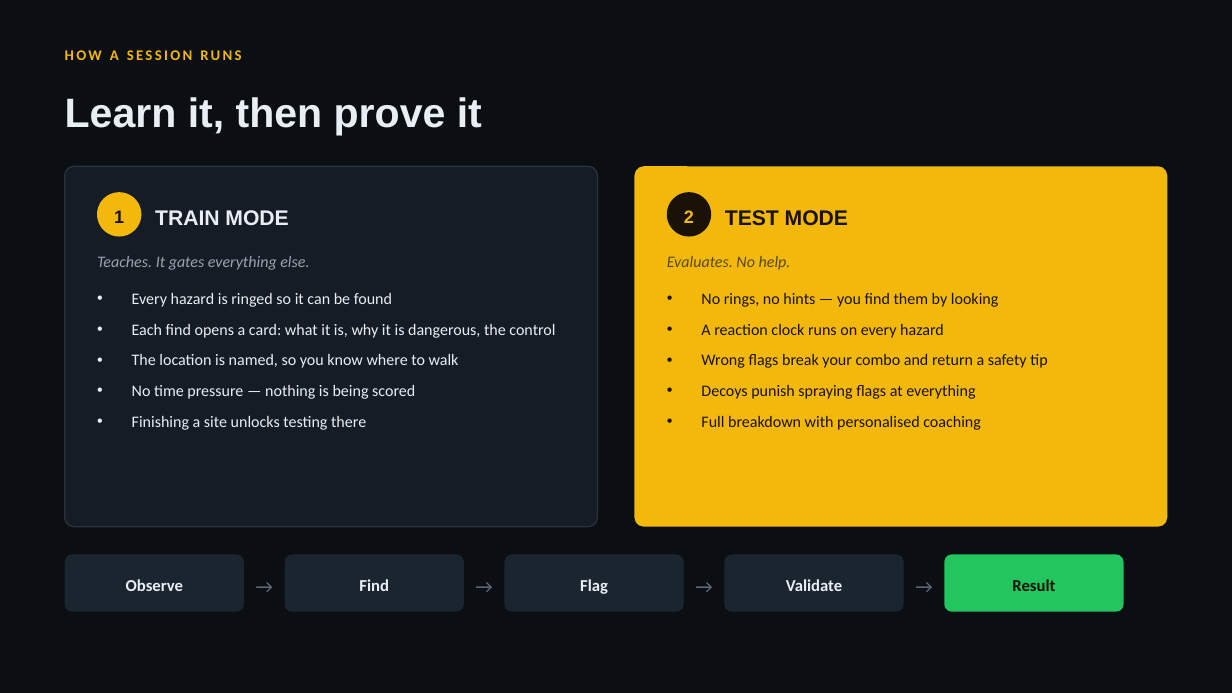
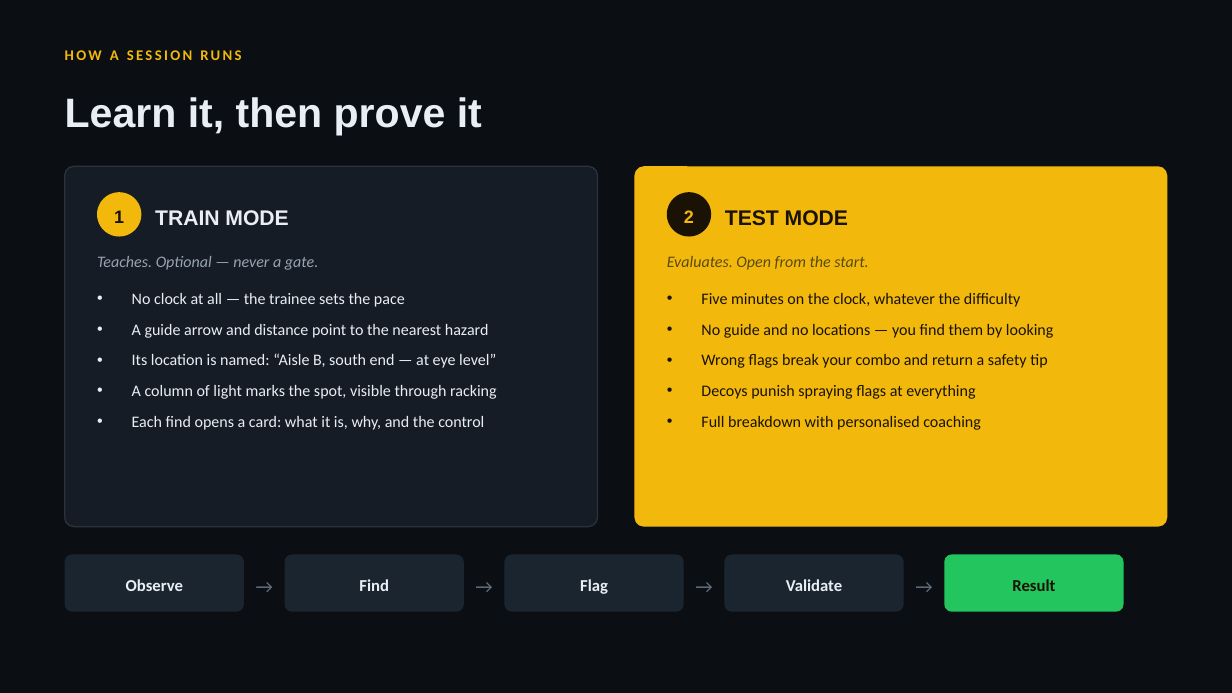
Before and after one commit to kushalthewave/interprize-project, a slide deck: slide 7 of Beat-The-Hazard-Presentation.pptx. Drawn at 1232x693 pixels with LibreOffice and Linux fonts; fonts in the diff are those of the drawing. Boxes give left, top, right and bottom in pixels: in the first picture for what was removed or moved away, otherwise in the second. Text is boxed around its words. In the diff, an @@ line names an element or a change of style, - is before the commit and + after.

```diff
--- a/Beat-The-Hazard-Presentation.pptx
+++ b/Beat-The-Hazard-Presentation.pptx
@@ text at (97,256,318,270): text changed @@
-Teaches. It gates everything else.
+Teaches. Optional — never a gate.
@@ text at (667,256,868,270): text changed @@
-Evaluates. No help.
+Evaluates. Open from the start.
@@ text at (132,293,497,430): text changed @@
-• Every hazard is ringed so it can be found
-• Each find opens a card: what it is, why it is dangerous, the control
-• The location is named, so you know where to walk
-• No time pressure — nothing is being scored
-• Finishing a site unlocks testing there
+• No clock at all — the trainee sets the pace
+• A guide arrow and distance point to the nearest hazard
+• Its location is named: “Aisle B, south end — at eye level”
+• A column of light marks the spot, visible through racking
+• Each find opens a card: what it is, why, and the control
@@ text at (701,293,1053,338): text changed @@
-• No rings, no hints — you find them by looking
-• A reaction clock runs on every hazard
+• Five minutes on the clock, whatever the difficulty
+• No guide and no locations — you find them by looking
```
Also in this commit, not shown: 5 other slides changed, 14 other files.
